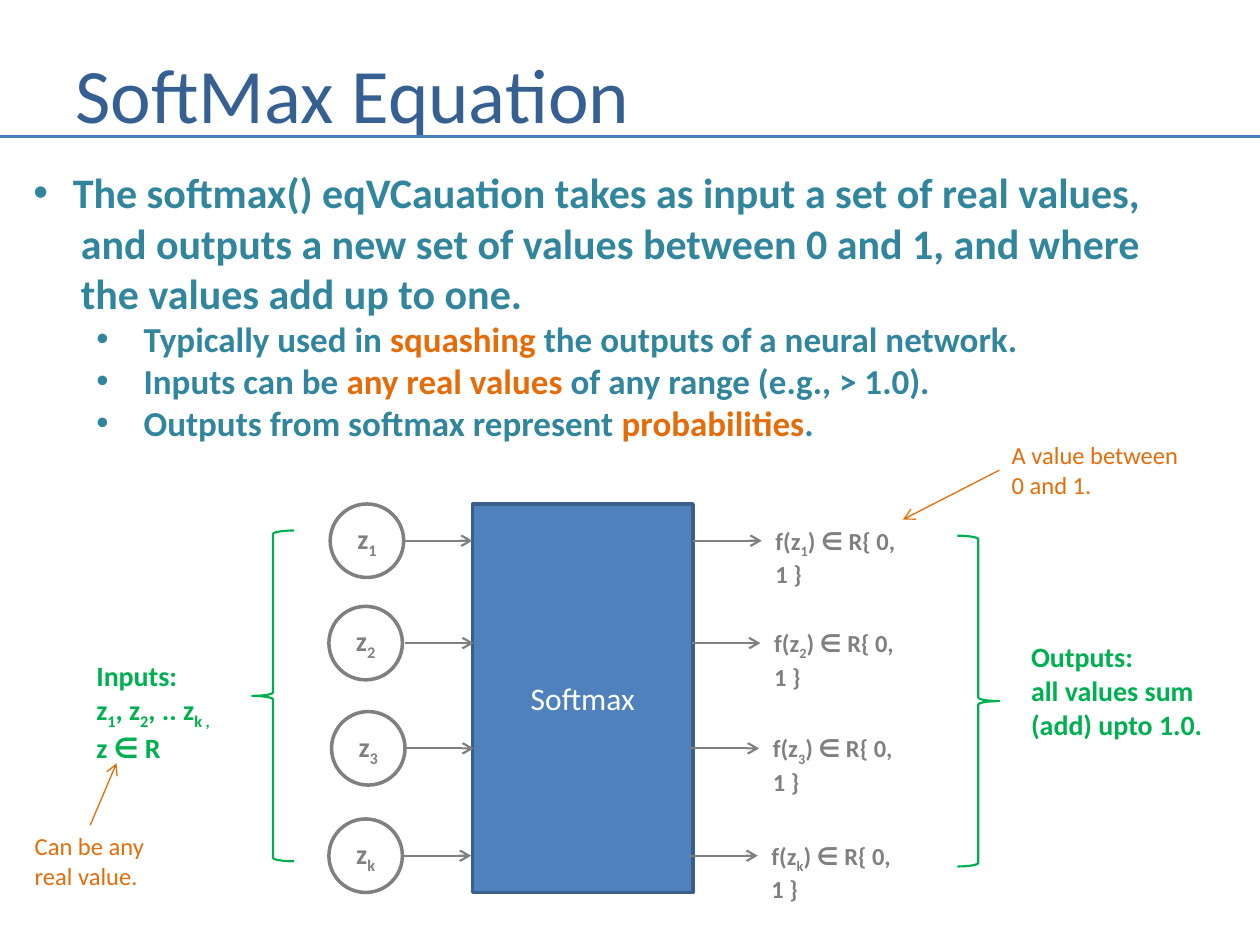
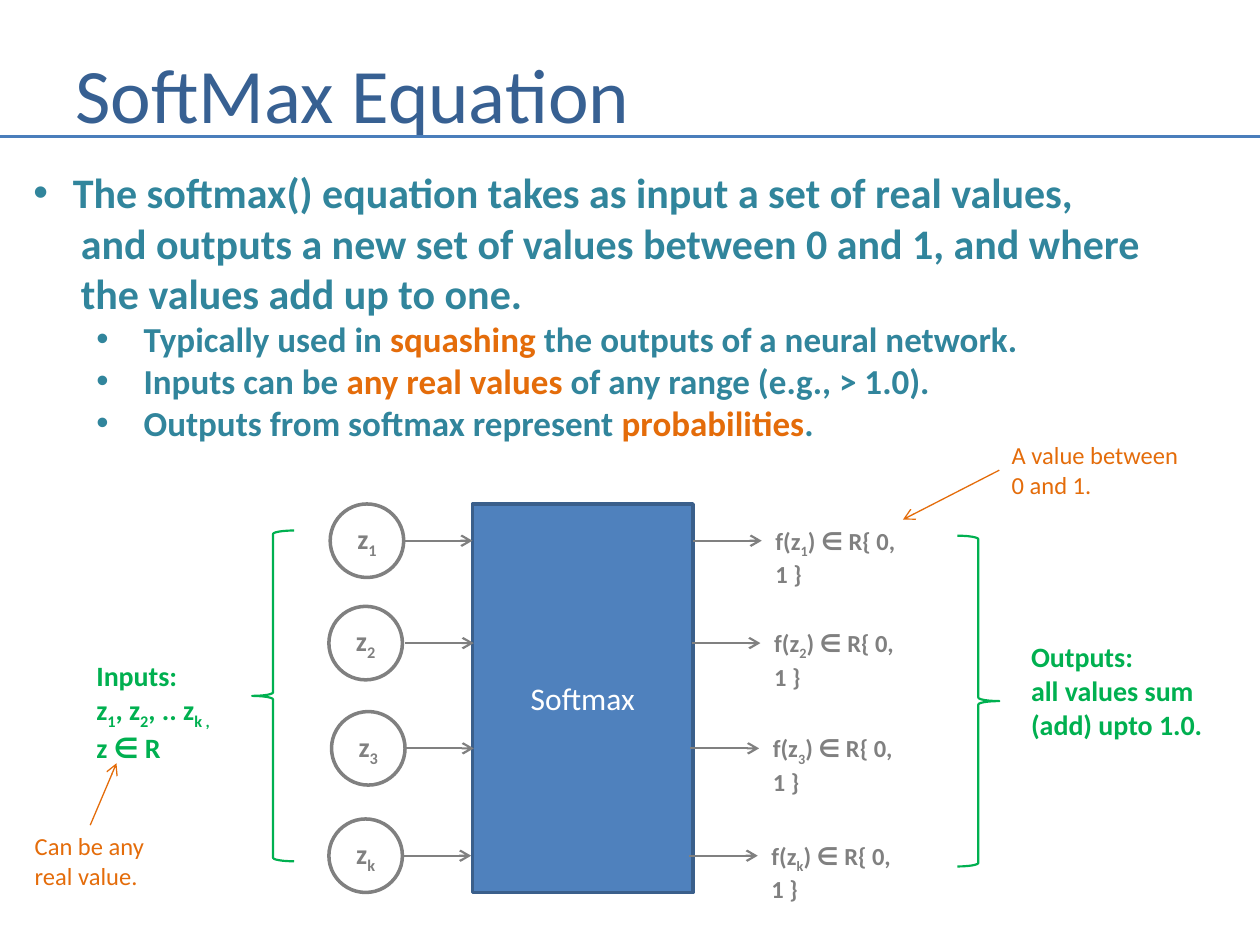
Before and after one commit to andrewferlitsch/Portland-Data-Science-Group, a slide deck: slide 3 of Presentations/Stats - Softmax.pptx. Drawn at 1260x945 pixels with LibreOffice and Linux fonts; fonts in the diff are those of the drawing. Boxes give left, top, right and bottom in pixels: in the first picture for what was removed or moved away, otherwise in the second. Text is boxed around its words. In the diff, an @@ line names an element or a change of style, - is before the commit and + after.

Commit message:
fix typo in softmax pres

```diff
--- a/Presentations/Stats - Softmax.pptx
+++ b/Presentations/Stats - Softmax.pptx
@@ text at (73, 177, 1072, 215): text changed @@
-• The softmax() eqVCauation takes as input a set of real values,
+• The softmax() equation takes as input a set of real values,
```
